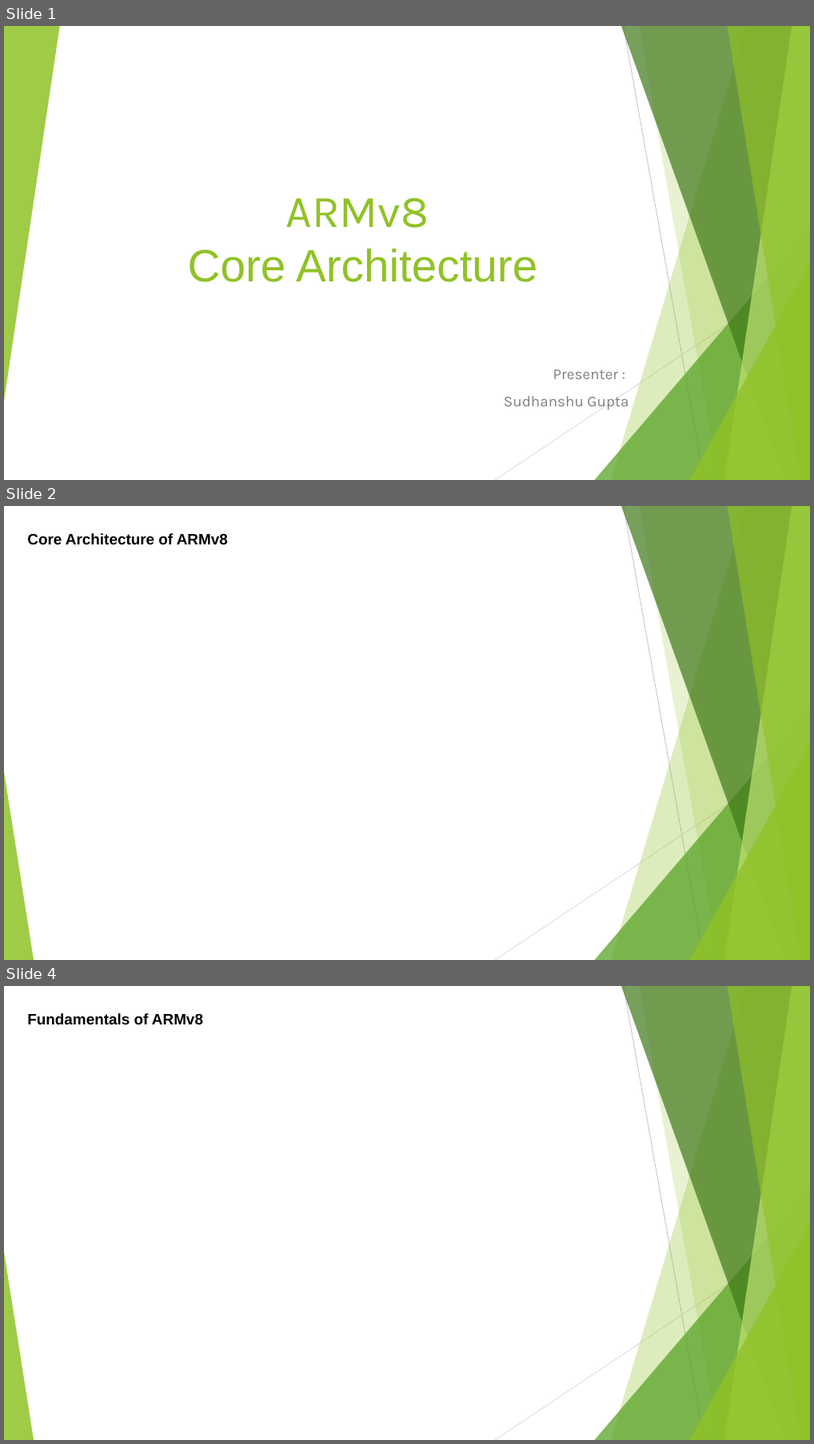
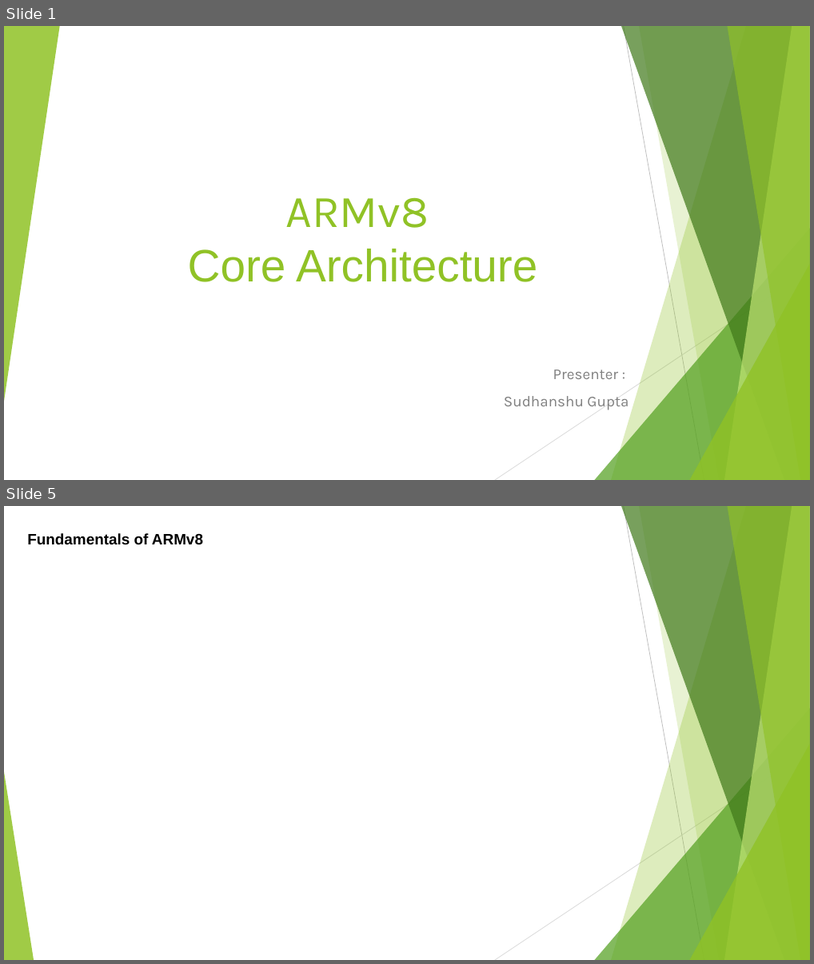
Before and after one commit to softwaresunleashed/ebook_writing, a slide deck: Presentations/ARM_PPTs/Ch2_ARMv8_Architecture.pptx. Shown one above the other, each under a label of ours: slides 1, 2 and 4 before the commit, slides 1 and 5 after it; the slides between them are not shown. The pictures are 814x1444 and 814x964 pixels, drawn with LibreOffice and Linux fonts; fonts in the diff are those of the drawing. Boxes give left, top, right and bottom in pixels: in the first picture for what was removed or moved away, otherwise in the second. Text is boxed around its words. In the diff, an @@ line names an element or a change of style, - is before the commit and + after.

```diff
--- a/Presentations/ARM_PPTs/Ch2_ARMv8_Architecture.pptx
+++ b/Presentations/ARM_PPTs/Ch2_ARMv8_Architecture.pptx
@@ slide 2 removed at [4, 506, 810, 960], background #FFFFFF; not listed: 10 template elements that a slide beside it also shows @@
@@ text removed at [27, 533, 228, 545] @@
-Core Architecture of ARMv8
@@ what was slide 4 is now slide 5 @@
```
Also in this commit, not shown: 1 slide changed, 2 slides added, 2 other files.
